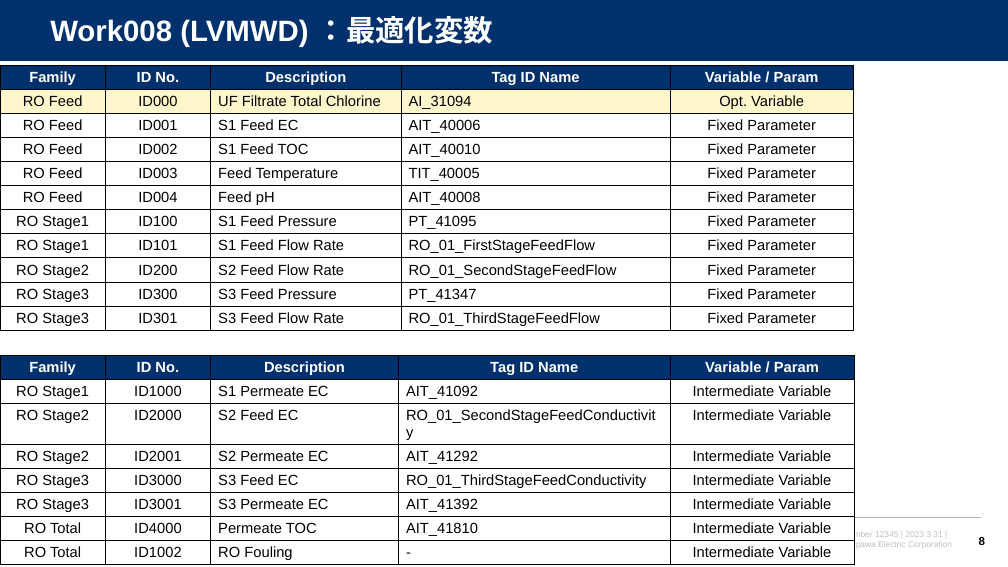
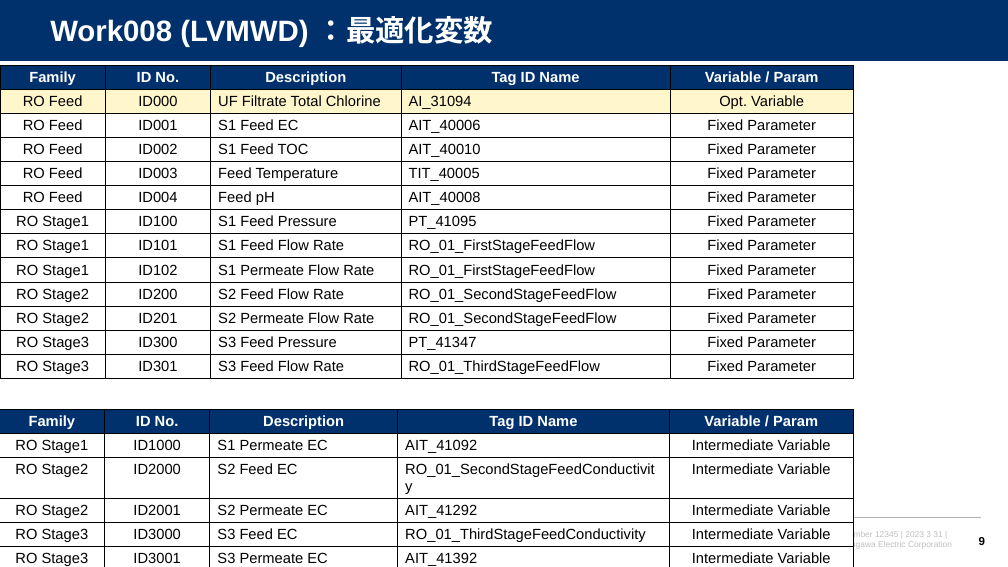
Before and after one commit to watarukumagai-git/opt, a slide deck: slide 9 of Reuse_Water/QR/QR3_figures.pptx (slide 8 before the commit). Drawn at 1008x567 pixels with LibreOffice and Linux fonts; fonts in the diff are those of the drawing; background and template pictures are left out. Boxes give left, top, right and bottom in pixels: in the first picture for what was removed or moved away, otherwise in the second. Text is boxed around its words. In the diff, an @@ line names an element or a change of style, - is before the commit and + after.

```diff
--- a/Reuse_Water/QR/QR3_figures.pptx
+++ b/Reuse_Water/QR/QR3_figures.pptx
@@ table at (x1=0, y1=65, x2=853, y2=392) @@
+row 9: RO Stage1 | ID102 | S1 Permeate Flow Rate | RO_01_FirstStageFeedFlow | Fixed Parameter
+row 11: RO Stage2 | ID201 | S2 Permeate Flow Rate | RO_01_SecondStageFeedFlow | Fixed Parameter
@@ table resized from (x1=0, y1=355, x2=853, y2=564) to (x1=0, y1=410, x2=852, y2=567) @@
@@ page number at (x1=979, y1=536, x2=985, y2=548): text changed @@
-8
+9
```
Also in this commit, not shown: 4 other slides changed, 1 slide added.
